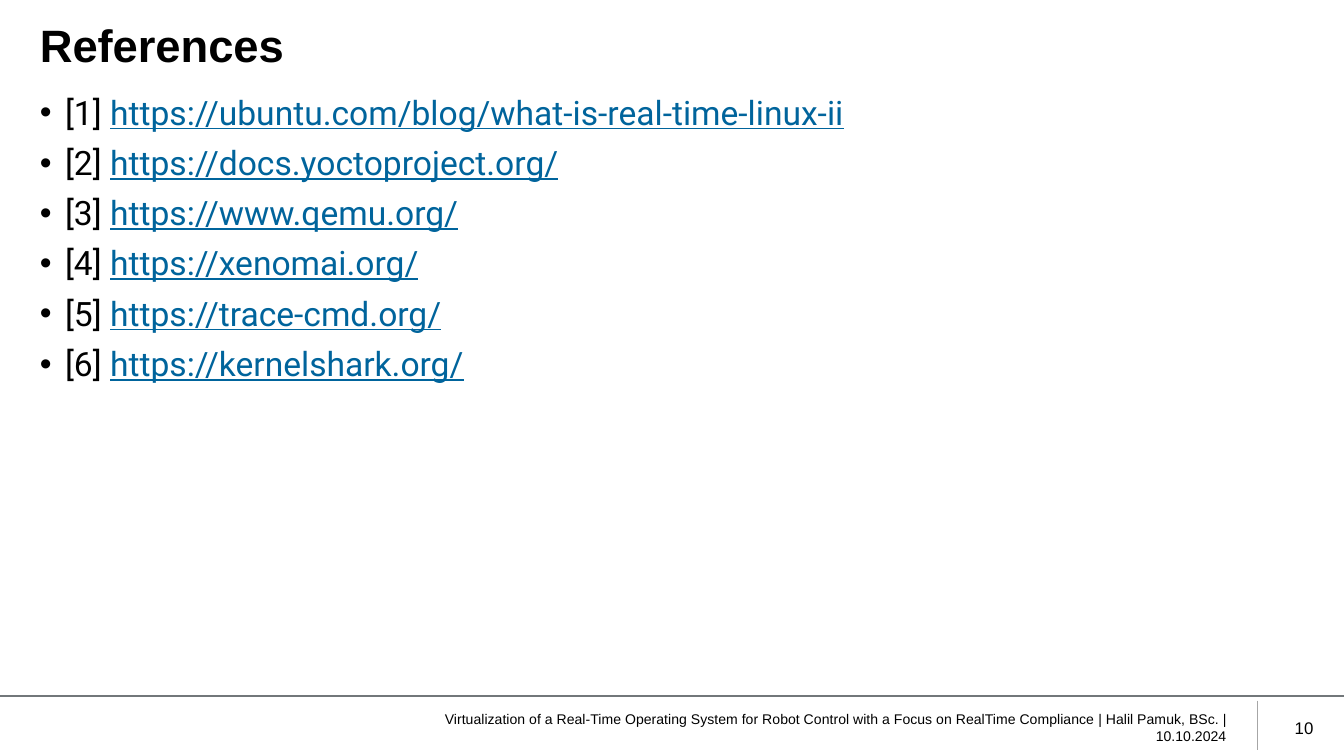
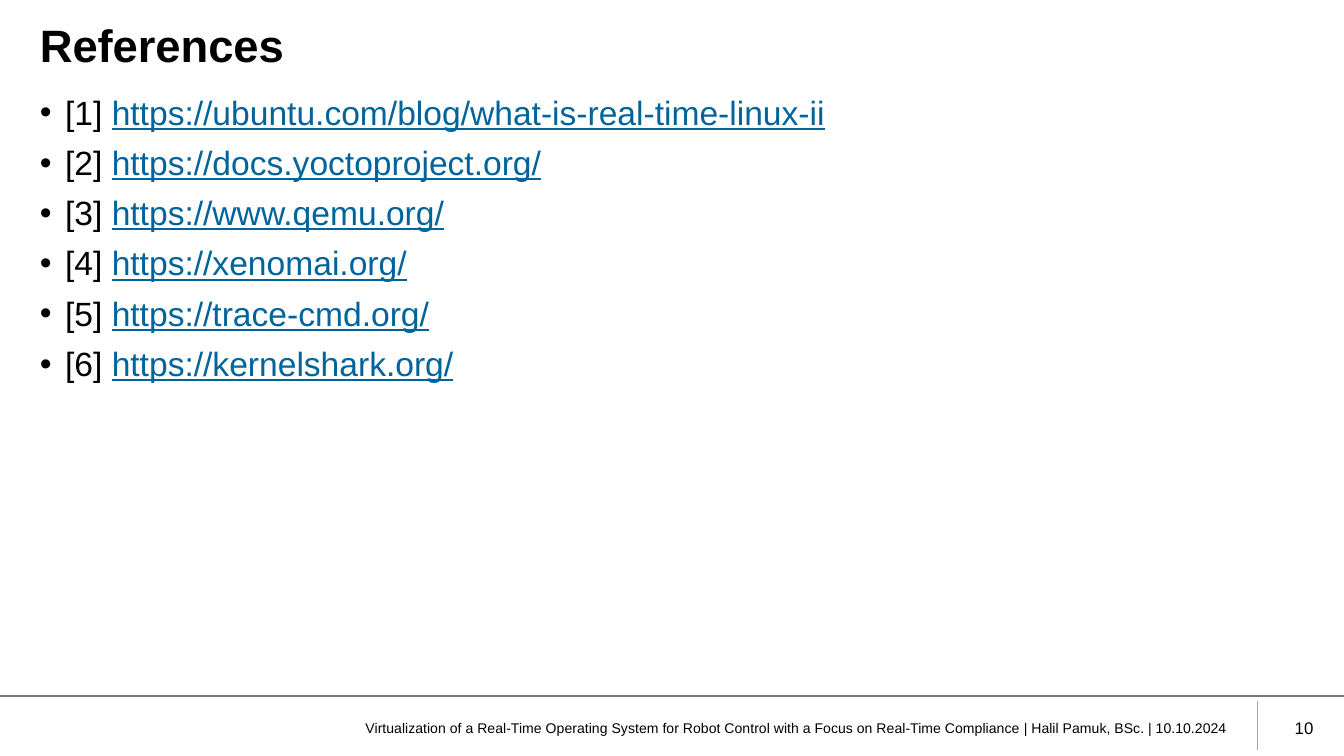
Before and after one commit to HIP24/Masterarbeit, a slide deck: slide 10 of Masterprüfung/Presentation/Pamuk_MT_Präsentation_10102024.pptx. Drawn at 1344x756 pixels with LibreOffice and Linux fonts; fonts in the diff are those of the drawing; background and template pictures are left out. Boxes give left, top, right and bottom in pixels: in the first picture for what was removed or moved away, otherwise in the second. Text is boxed around its words. In the diff, an @@ line names an element or a change of style, - is before the commit and + after.

```diff
--- a/Masterprüfung/Presentation/Pamuk_MT_Präsentation_10102024.pptx
+++ b/Masterprüfung/Presentation/Pamuk_MT_Präsentation_10102024.pptx
@@ text "[1] https://ubuntu.com/blog/what-is-real-time-linux-ii" at (65,100,825,382): font Roboto to Arial @@
@@ text at (365,723,1227,736): text changed @@
-Virtualization of a Real-Time Operating System for Robot Control with a Focus on RealTime Compliance | Halil Pamuk, BSc. | 10.10.2024
+Virtualization of a Real-Time Operating System for Robot Control with a Focus on Real-Time Compliance | Halil Pamuk, BSc. | 10.10.2024
```
Also in this commit, not shown: 32 other slides changed, 1 other file.
